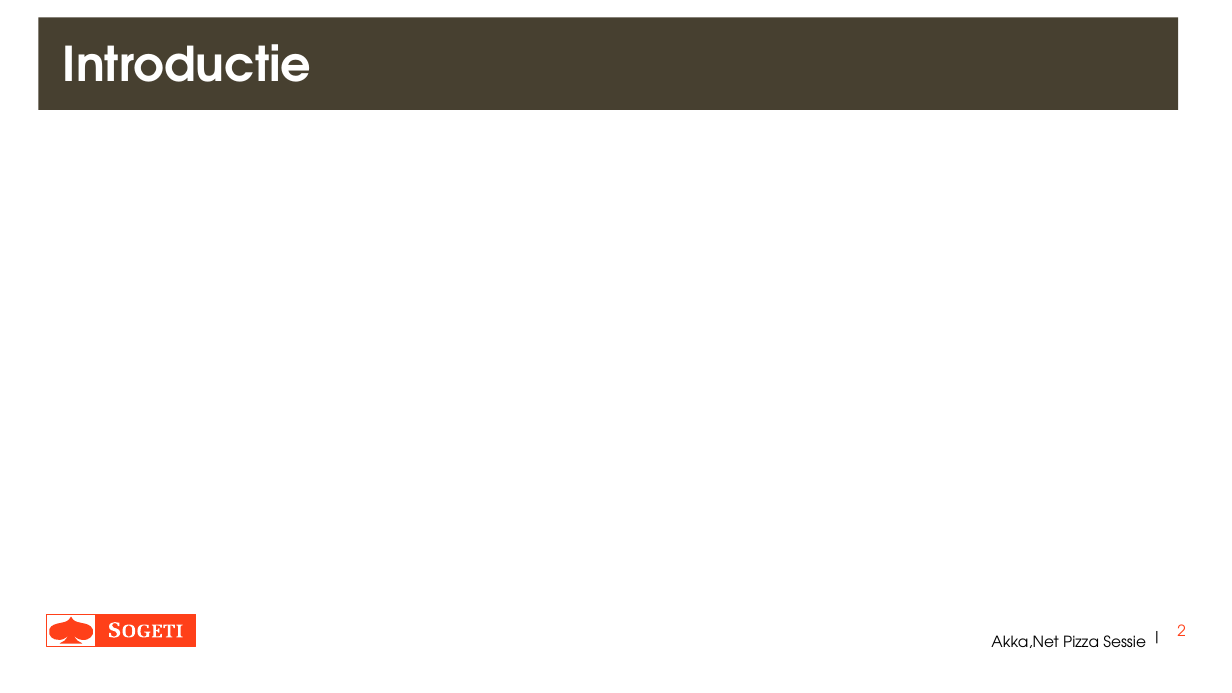
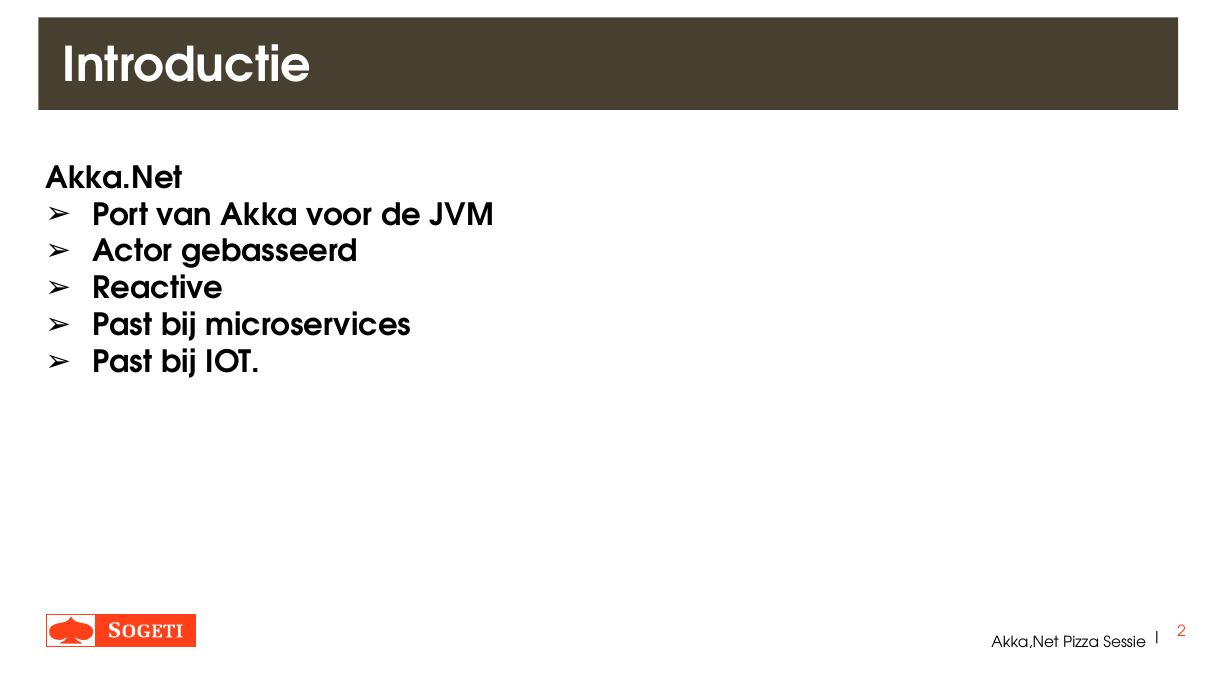
Before and after one commit to KeesDijk/AkkaNetPizzaSession, a slide deck: slide 2 of Documentation/AkkaNetPizzaAvond.pptx. Drawn at 1232x693 pixels with LibreOffice and Linux fonts; fonts in the diff are those of the drawing. Boxes give left, top, right and bottom in pixels: in the first picture for what was removed or moved away, otherwise in the second. Text is boxed around its words. In the diff, an @@ line names an element or a change of style, - is before the commit and + after.

```diff
--- a/Documentation/AkkaNetPizzaAvond.pptx
+++ b/Documentation/AkkaNetPizzaAvond.pptx
@@ text added at <box>45,165,494,378</box>, 18 pt, text #000000, bold @@
+Akka.Net
+➢ Port van Akka voor de JVM
+➢ Actor gebasseerd
+➢ Reactive
+➢ Past bij microservices
+➢ Past bij IOT.
```
Also in this commit, not shown: 2 other slides changed, 8 slides added, 59 other files.
